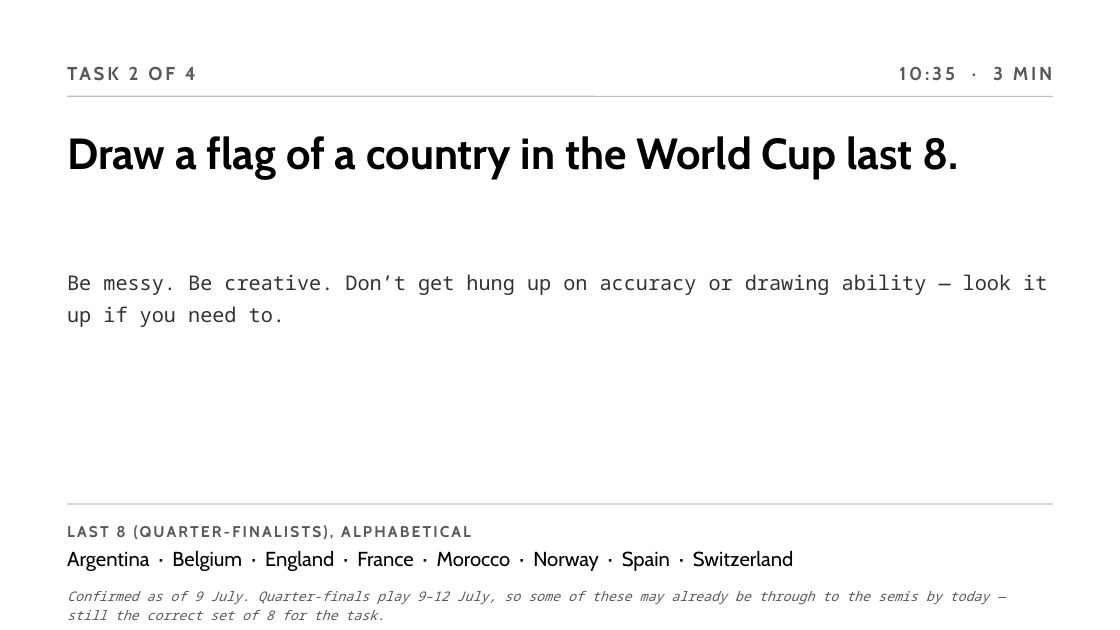
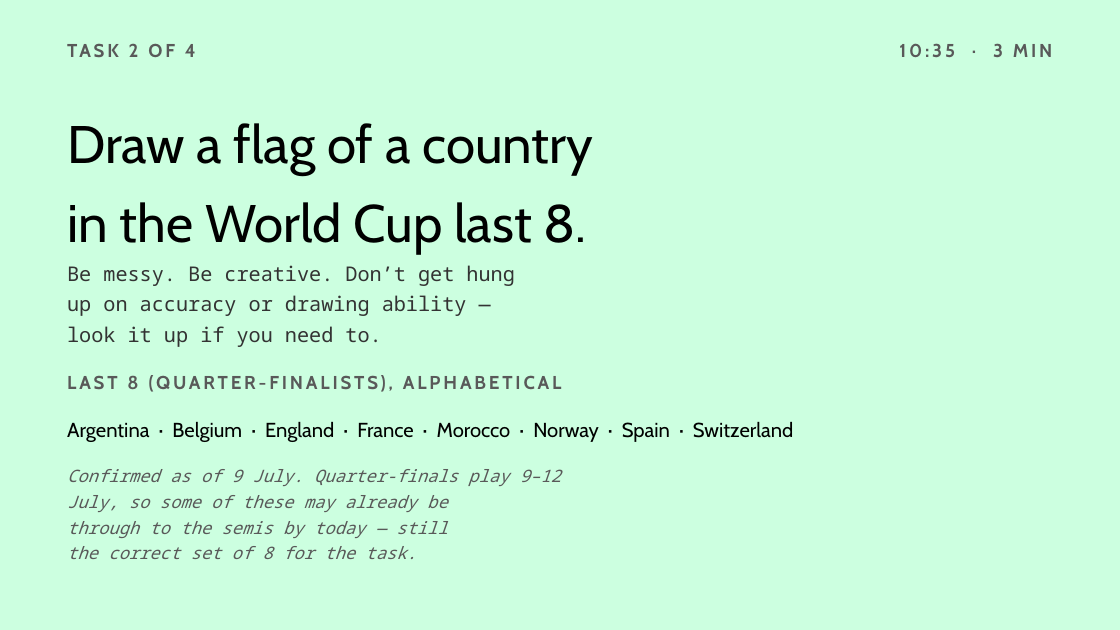
Before and after one commit to PkWr/GD-Remix-Process, a slide deck: slide 4 of Building-With-AI-Photo-Remix-Effects.pptx. Drawn at 1120x630 pixels with LibreOffice and Linux fonts; fonts in the diff are those of the drawing. Boxes give left, top, right and bottom in pixels: in the first picture for what was removed or moved away, otherwise in the second. Text is boxed around its words. In the diff, an @@ line names an element or a change of style, - is before the commit and + after.

```diff
--- a/Building-With-AI-Photo-Remix-Effects.pptx
+++ b/Building-With-AI-Photo-Remix-Effects.pptx
@@ background #FFFFFF to #CCFFE0 @@
@@ text "TASK 2 OF 4": place and size @@
-text "TASK 2 OF 4" at (129, 66, 196, 80)
+text "TASK 2 OF 4" at (129, 43, 196, 57)
@@ text "10:35 · 3 MIN": place and size @@
-text "10:35 · 3 MIN" at (899, 66, 1053, 80)
+text "10:35 · 3 MIN" at (899, 43, 1053, 57)
@@ line removed from (67, 96) to (1053, 96) @@
@@ text at (67, 123, 594, 253): text changed; size 28 to 34 pt; bold off @@
-Draw a flag of a country in the World Cup last 8.
+Draw a flag of a country
+in the World Cup last 8.
@@ text at (67, 265, 514, 347): text changed @@
-Be messy. Be creative. Don’t get hung up on accuracy or drawing ability — look it up if you need to.
+Be messy. Be creative. Don’t get hung
+up on accuracy or drawing ability —
+look it up if you need to.
@@ text at (67, 375, 562, 392): paragraph added @@
+LAST 8 (QUARTER-FINALISTS), ALPHABETICAL
@@ text "LAST 8 (QUARTER-FINALISTS), ALPHABETICAL": place and size @@
-text "LAST 8 (QUARTER-FINALISTS), ALPHABETICAL" at (67, 550, 793, 571)
+text "LAST 8 (QUARTER-FINALISTS), ALPHABETICAL" at (67, 375, 793, 442)
@@ text at (67, 421, 793, 442): line spacing 1 to 1.25 @@
@@ text at (67, 469, 561, 559): text changed; size 8.5 to 11 pt @@
-Confirmed as of 9 July. Quarter-finals play 9–12 July, so some of these may already be through to the semis by today — still the correct set of 8 for the task.
+Confirmed as of 9 July. Quarter-finals play 9–12
+July, so some of these may already be
+through to the semis by today — still
+the correct set of 8 for the task.
@@ line removed from (67, 504) to (1053, 504) @@
@@ text removed at (67, 525, 471, 539) @@
-LAST 8 (QUARTER-FINALISTS), ALPHABETICAL
```
Also in this commit, not shown: 19 other slides changed, 1 slide added, 8 other files.
